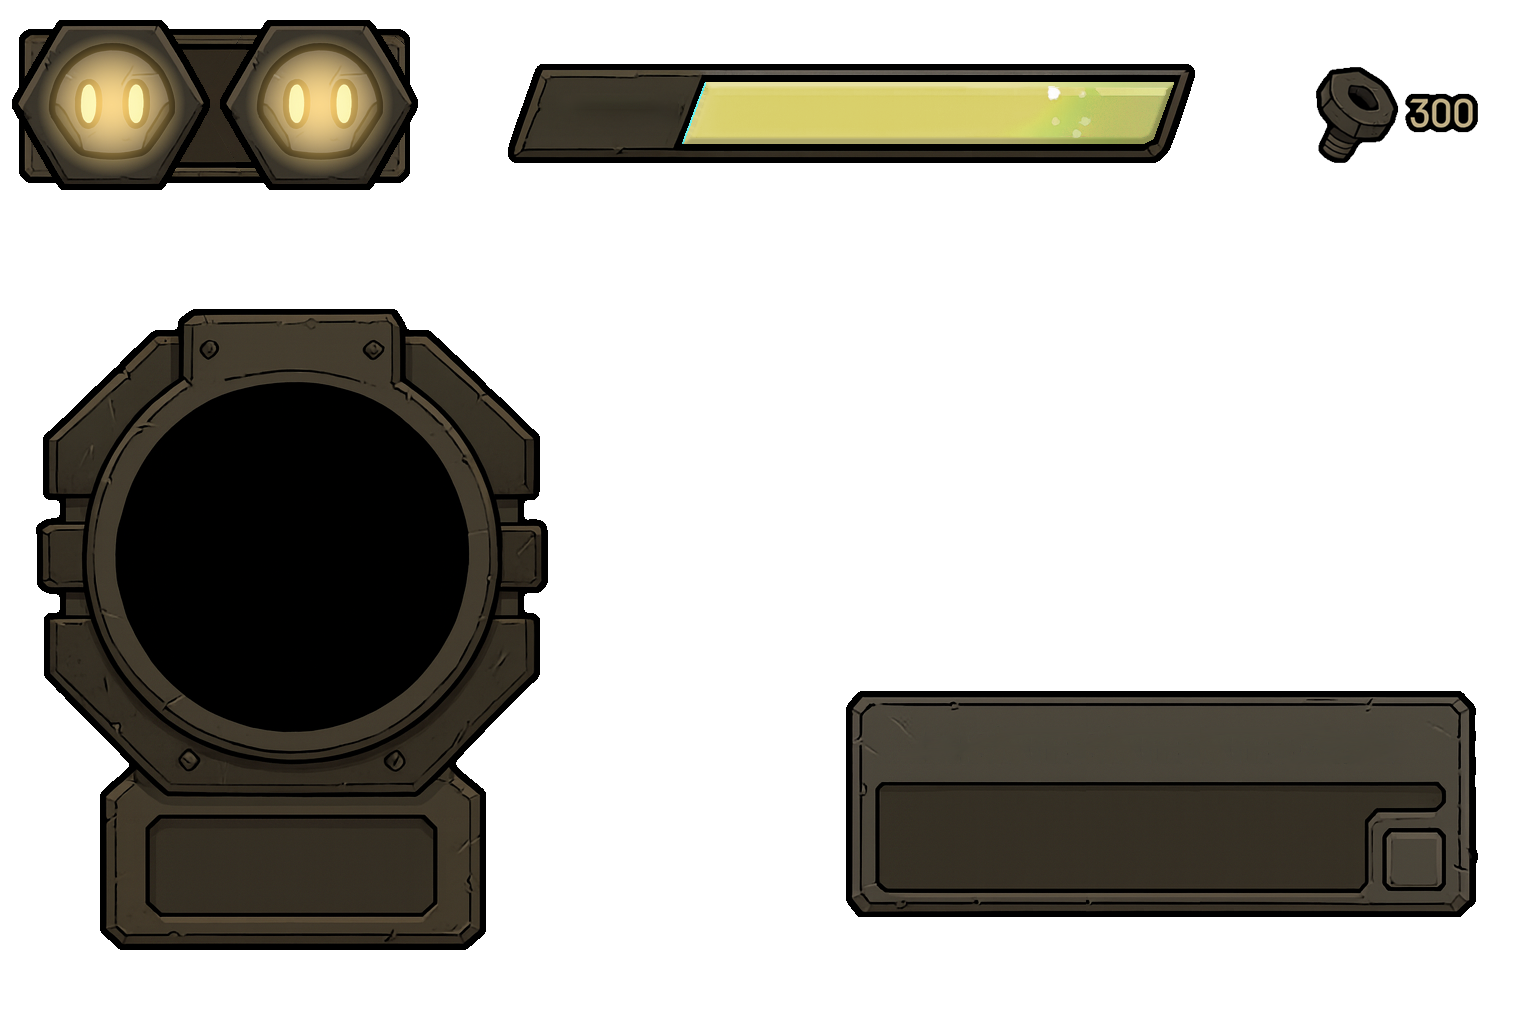
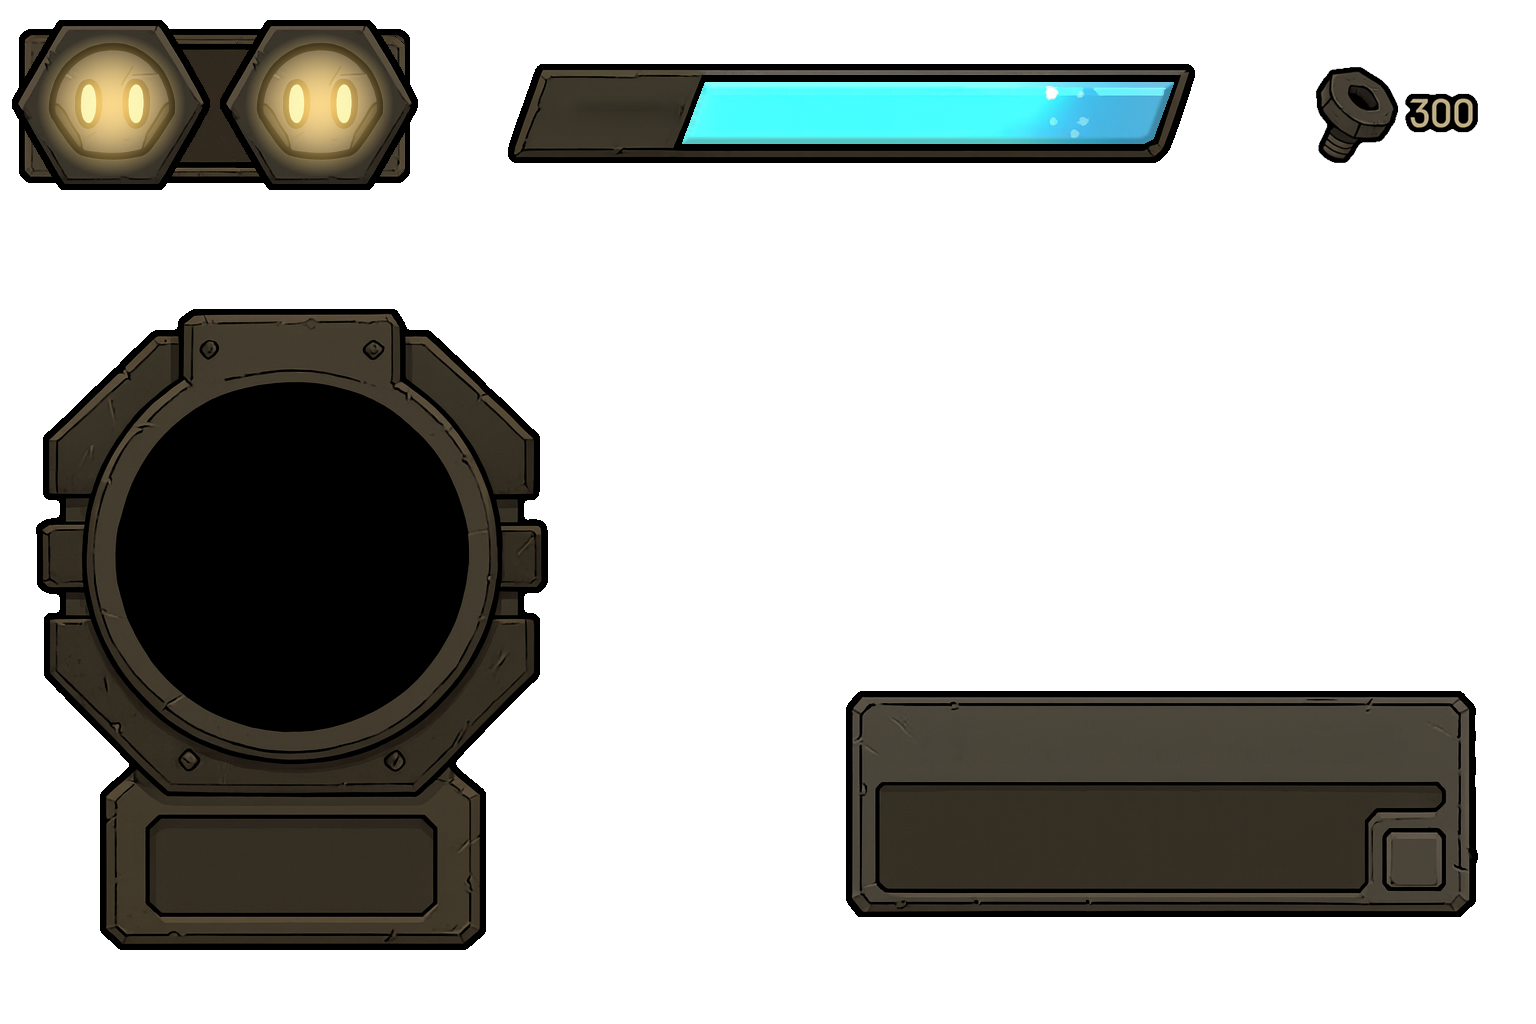
Two versions of the same layered image (1536x1024). Layer-by-layer changes:
hid "Capa 4 copia" over (x1=684, y1=82, x2=1174, y2=144)